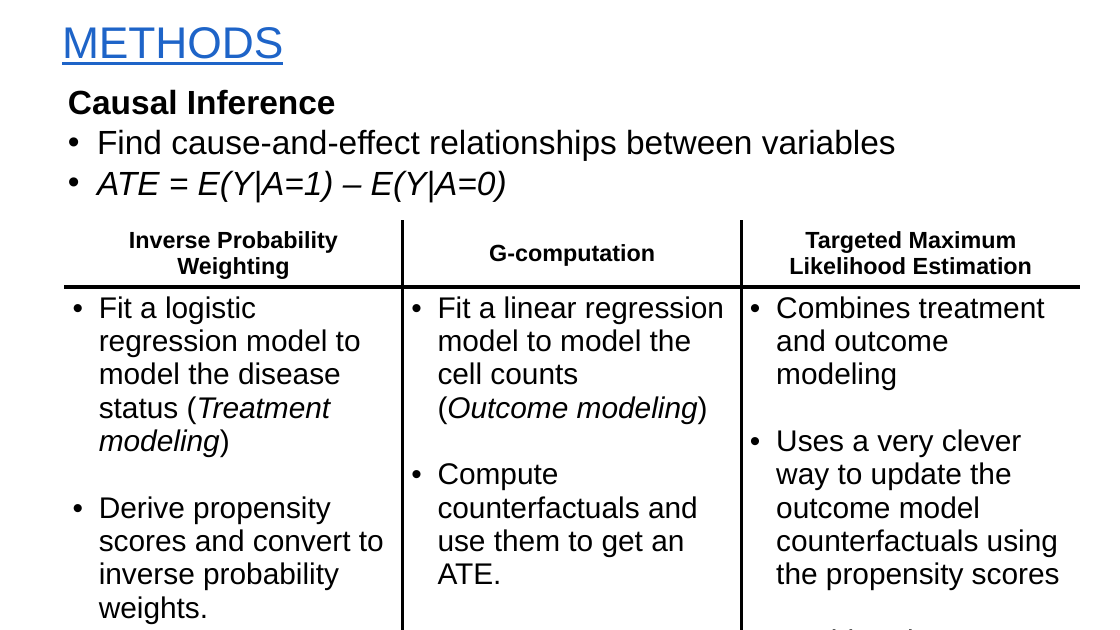
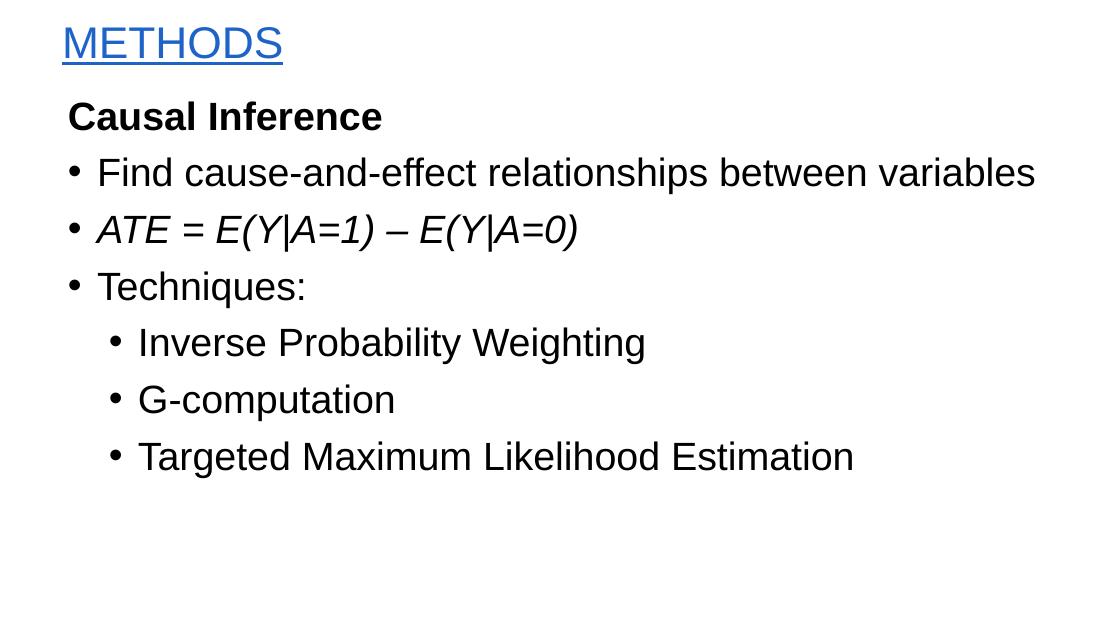
Before and after one commit to RobbeDufoort/thesis_defence_summary, a slide deck: slide 6 of thesis_defense.pptx. Drawn at 1120x630 pixels with LibreOffice and Linux fonts; fonts in the diff are those of the drawing; background and template pictures are left out. Boxes give left, top, right and bottom in pixels: in the first picture for what was removed or moved away, otherwise in the second. Text is boxed around its words. In the diff, an @@ line names an element or a change of style, - is before the commit and + after.

```diff
--- a/thesis_defense.pptx
+++ b/thesis_defense.pptx
@@ text at bbox=[68, 101, 1036, 251]: size 28.7 to 33.8 pt in "Causal Inference", "Find cause-and-effect relationships between variables", "ATE = E(Y|A=1) – E(Y|A=0)"; line spacing 1 to 1.2 @@
@@ table removed at bbox=[64, 220, 1080, 627], 2 rows, 3 columns @@
-Inverse Probability Weighting | G-computation | Targeted Maximum Likelihood Estimation
-Fit a logistic regression model to model the disease status (Treatment modeling) / Derive propensity scores and convert to inverse probability weights. / Balance the population using the weights to get an ATE. | Fit a linear regression model to model the cell counts (Outcome modeling) / Compute counterfactuals and use them to get an ATE. | Combines treatment and outcome modeling / Uses a very clever way to update the outcome model counterfactuals using the propensity scores / Double-robust!
@@ text at bbox=[97, 271, 855, 478]: paragraphs added @@
+• Techniques:
+  • Inverse Probability Weighting
+  • G-computation
+  • Targeted Maximum Likelihood Estimation
```
Also in this commit, not shown: 2 other slides changed, 2 slides added, 1 slide removed, 10 other files.
